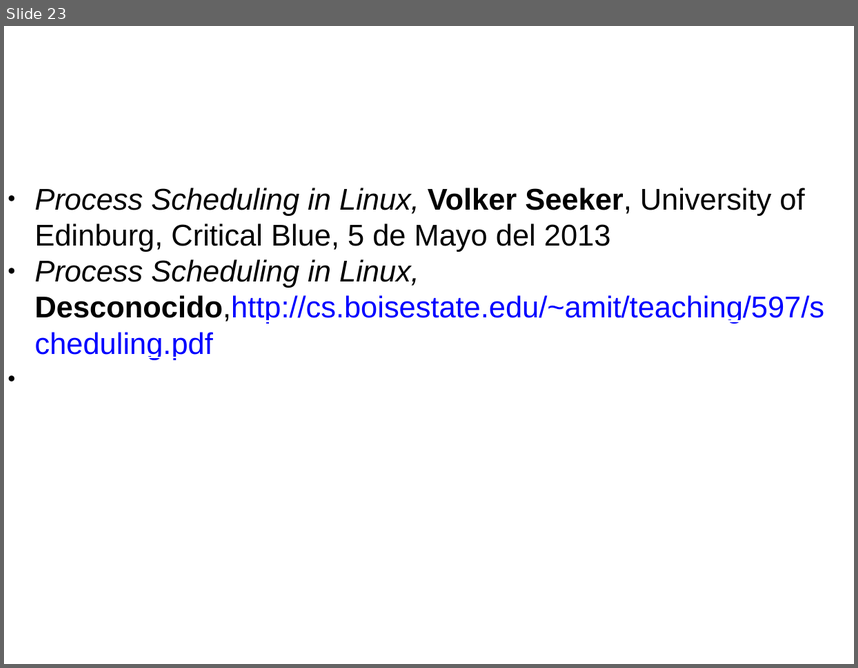
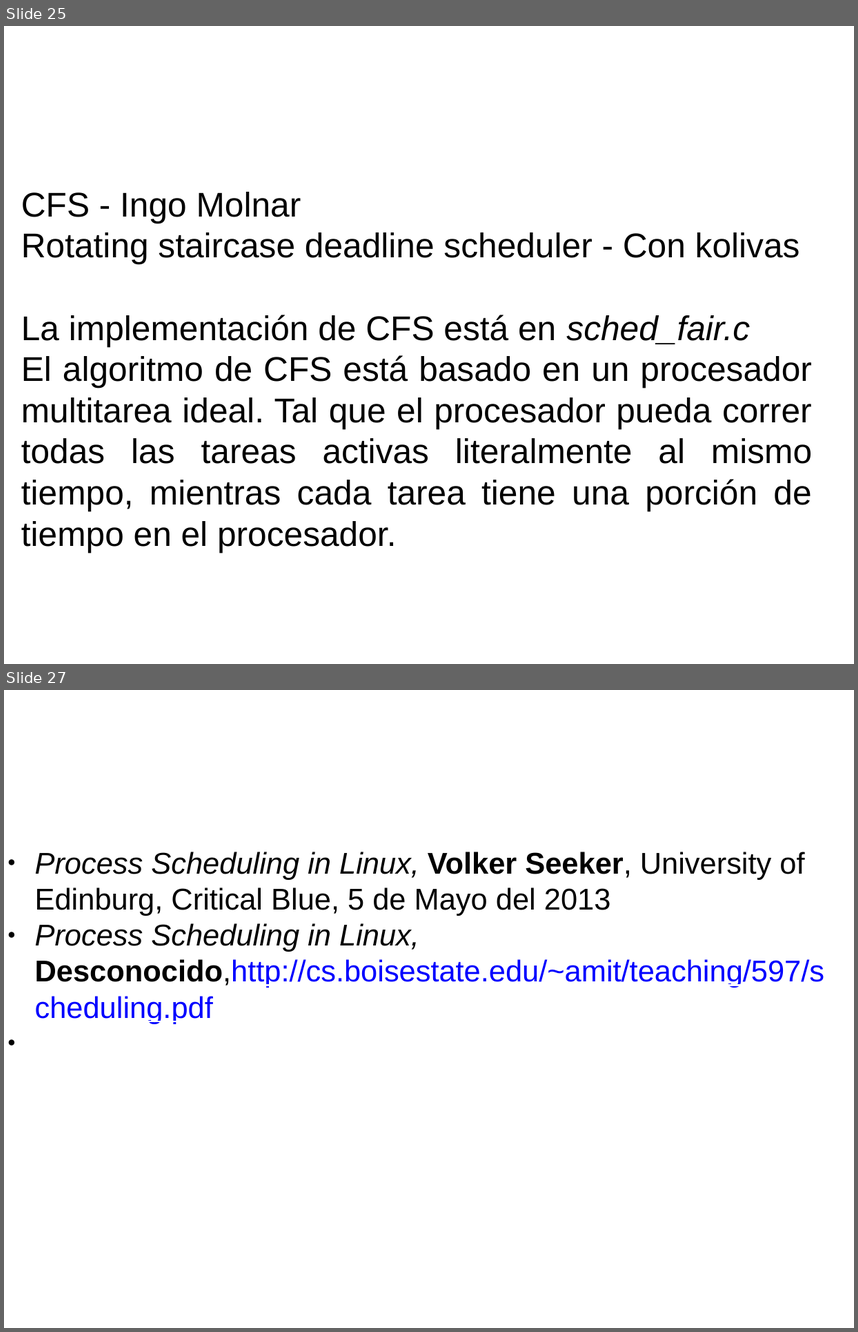
Before and after one commit to gwolf/clase-sistop-2017-01, a slide deck: exposiciones/planificadorCFS/planificadorCFS.pptx. Shown one above the other, each under a label of ours: slide 23 before the commit, slides 25 and 27 after it; the slides between them are not shown. The pictures are 858x668 and 858x1332 pixels, drawn with LibreOffice and Linux fonts; fonts in the diff are those of the drawing; background and template pictures are left out. Boxes give left, top, right and bottom in pixels: in the first picture for what was removed or moved away, otherwise in the second. Text is boxed around its words. In the diff, an @@ line names an element or a change of style, - is before the commit and + after.

```diff
--- a/exposiciones/planificadorCFS/planificadorCFS.pptx
+++ b/exposiciones/planificadorCFS/planificadorCFS.pptx
@@ slide 25 added at <box>4,26,854,664</box>, background #FFFFFF @@
@@ text added at <box>21,192,812,552</box>, 32 pt, text #000000 @@
+CFS - Ingo Molnar
+Rotating staircase deadline scheduler - Con kolivas
+La implementación de CFS está en sched_fair.c
+El algoritmo de CFS está basado en un procesador multitarea ideal. Tal que el procesador pueda correr todas las tareas activas literalmente al mismo tiempo, mientras cada tarea tiene una porción de tiempo en el procesador.
@@ text added at <box>566,315,750,344</box>, 40 pt, text #FFFFFF @@
+5 Completely fair scheduler
@@ what was slide 23 is now slide 27 @@
```
Also in this commit, not shown: 3 slides changed, 4 other slides added, 1 slide removed.
